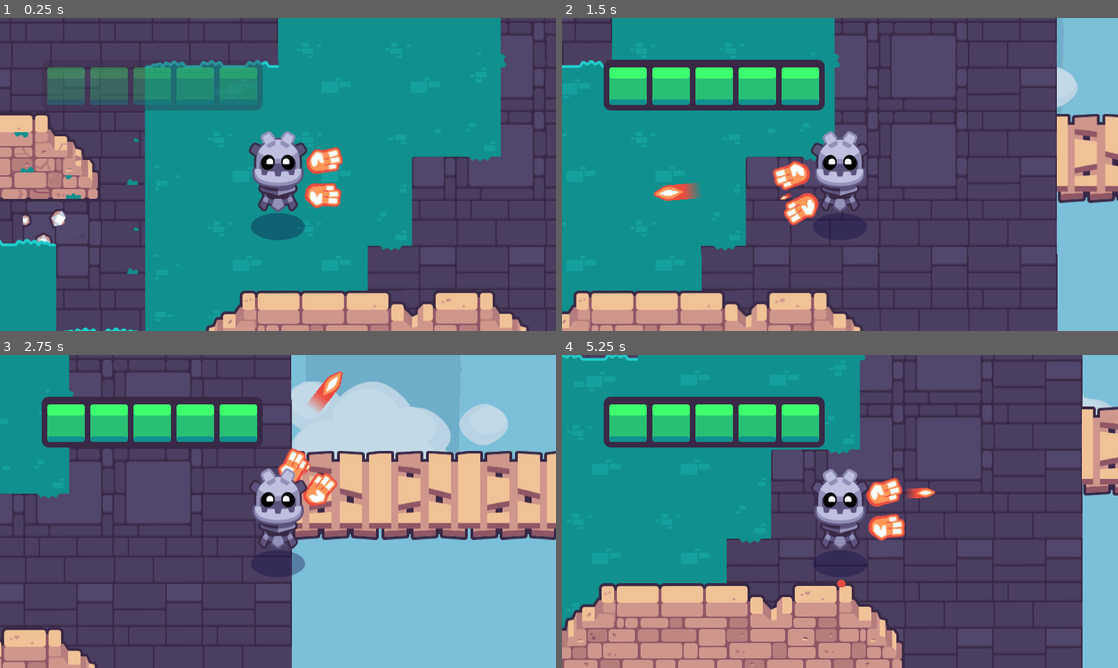
Above: before the commit, frames 1-4 (two rows, left to right).
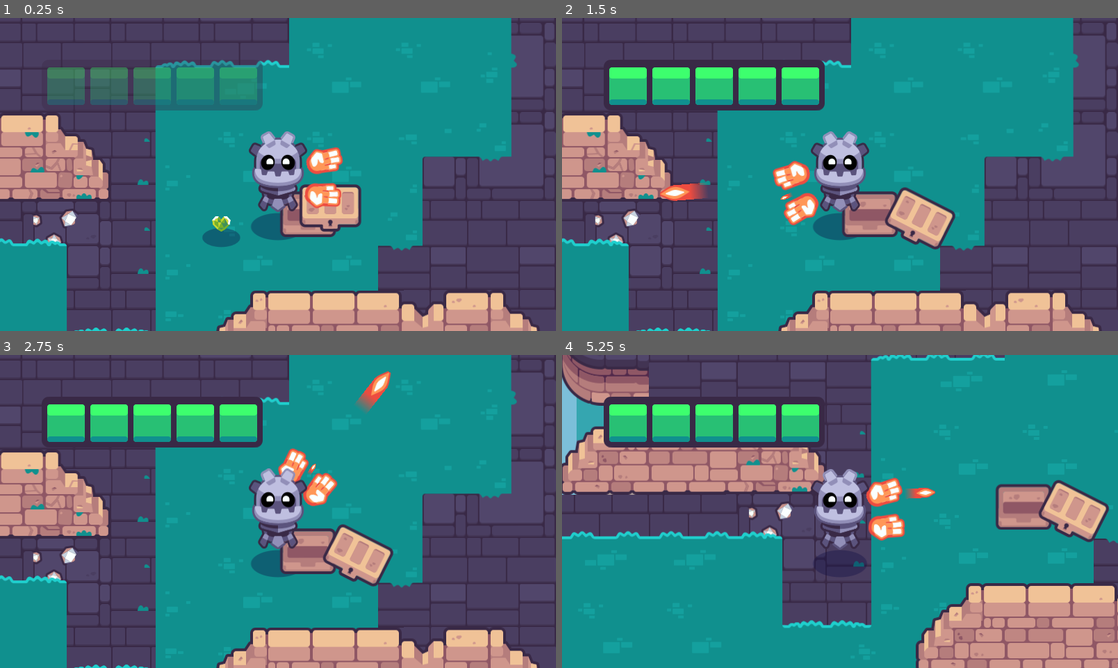
Above: after the commit, the same moments.

Repository: Eathand/2d-GameDev-Course
Game: Godot game, scene res://start.tscn
Two runs of this game, one before a commit and one after it. Both use one fixed random seed, a clock stepped at 60 frames per second and the inputs below. This scene is started directly instead of the project's main scene. Sound files missing from this copy of the repository are replaced by a short silence.
Inputs (mouse positions are in pixels of both pictures, inside the frame that each line leads up to):
- Up to frame 1 (0.25 s): no input
- Up to frame 2 (1.5 s): tap Enter at 0.5 s; move the mouse to (962, 158) at 0.52 s; hold D (move_right) 0.53-1.25 s; hold Mouse wheel down (cycle_weapon_down) 0.53-1.25 s; click (962, 158) at 0.67 s; drag from (728, 190) to (812, 237) at 1.27 s
- Up to frame 3 (2.75 s): move the mouse to (333, 442) at 2.02 s; press the mouse at (333, 442) at 2.03 s; hold D (move_right) from 2.03 s (still down)
- Up to frame 4 (5.25 s): release D (move_right) at 2.75 s; release the mouse at (895, 442) at 2.75 s; drag from (812, 574) to (901, 373) at 2.77 s; move the mouse to (1006, 558) at 3.52 s; hold A (move_left) 3.53-4.25 s; hold Mouse wheel up (cycle_weapon_up) 3.53-4.25 s; drag from (673, 464) to (840, 539) at 4.27 s; move the mouse to (867, 511) at 5.02 s; hold S (move_down) from 5.03 s (still down); hold Mouse wheel down (cycle_weapon_down) from 5.03 s (still down); click (867, 511) at 5.17 s

The runs differ from the first frame. In frame 1, 14% of the frame differs, in the area x 0-100%, y 0-100%; in frame 2, 75%; in frame 3, 76%; in frame 4, 81%.

Commit message:
Add a chest that spawns pickups

Diff:
--- a/02.getting-to-know-godot/levels/rooms/chests/chest.gd
+++ b/02.getting-to-know-godot/levels/rooms/chests/chest.gd
@@ -11,7 +11,7 @@
 
 func loot() -> void:
 	_animation_player.play("open")
-
+	create_pickup()
 
 func create_pickup() -> void:
 	var loot_instance = LOOT_SCENES[randi() % LOOT_SCENES.size()].instantiate()
--- a/02.getting-to-know-godot/levels/rooms/room_a.tscn
+++ b/02.getting-to-know-godot/levels/rooms/room_a.tscn
@@ -1,6 +1,7 @@
-[gd_scene load_steps=2 format=3 uid="uid://cu2rb5dl4ljte"]
+[gd_scene load_steps=3 format=3 uid="uid://cu2rb5dl4ljte"]
 
 [ext_resource type="PackedScene" uid="uid://bupkynq73ufaa" path="res://levels/base_room.tscn" id="1_plgur"]
+[ext_resource type="PackedScene" uid="uid://cl1xkaij81jjs" path="res://levels/rooms/chests/chest.tscn" id="2_xw08d"]
 
 [node name="RoomA" instance=ExtResource("1_plgur")]
 rotation = -0.00114604
@@ -13,3 +14,6 @@
 
 [node name="InvisibleWalls" parent="." index="1"]
 layer_0/tile_data = PackedInt32Array(-65532, 0, 0, -65529, 0, 0, -65528, 0, 0, -65527, 0, 0, 11, 0, 0, 65547, 0, 0, 131 …(723 unchanged characters)…
+
+[node name="Chest" parent="." index="2" instance=ExtResource("2_xw08d")]
+position = Vector2(795.26, 645.912)
Not shown, changed: 02.getting-to-know-godot/godot_tours.log
Not shown, removed: 02.getting-to-know-godot/godot_tours.log-3ICZ3A
